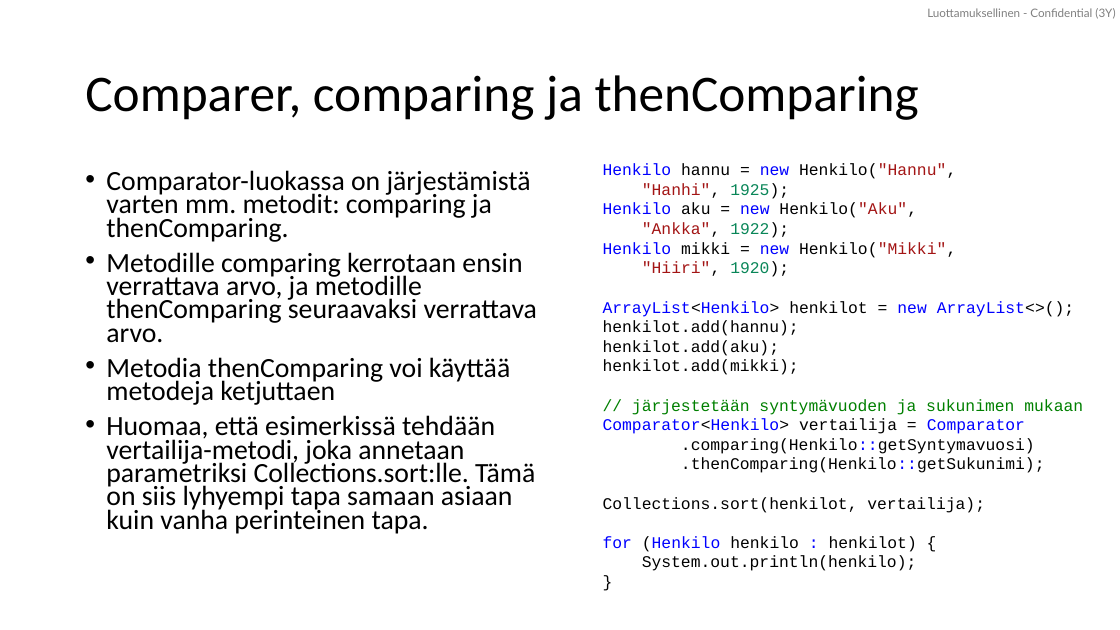
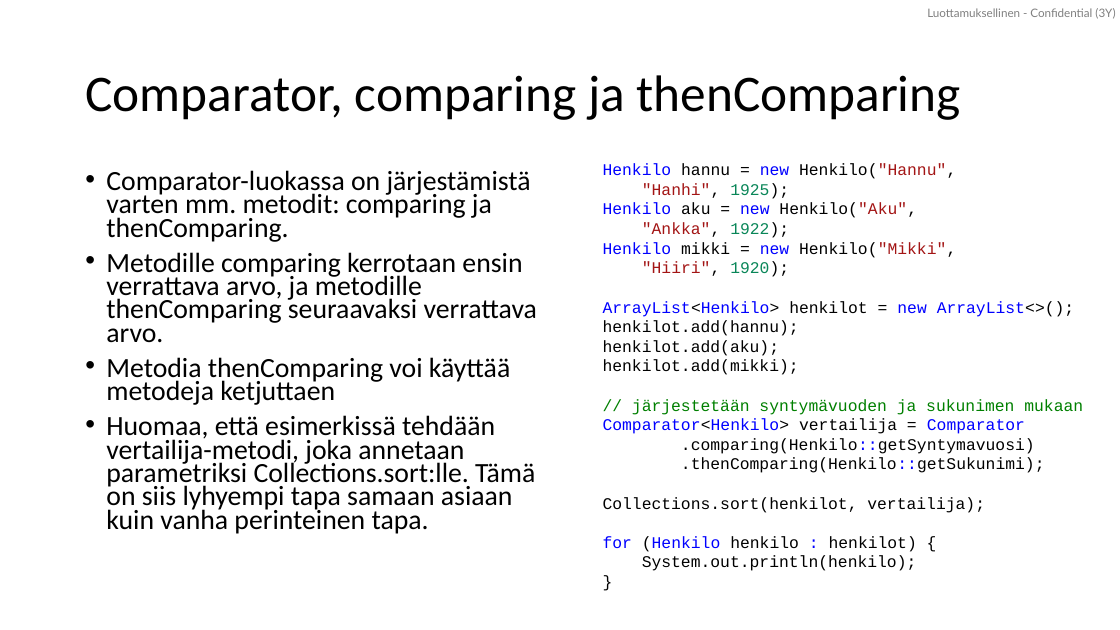
Before and after one commit to lpemake/TrakTite25, a slide deck: slide 98 of Tietorakenteet ja algoritmit TITE25.pptx. Drawn at 1120x630 pixels with LibreOffice and Linux fonts; fonts in the diff are those of the drawing. Boxes give left, top, right and bottom in pixels: in the first picture for what was removed or moved away, otherwise in the second. Text is boxed around its words. In the diff, an @@ line names an element or a change of style, - is before the commit and + after.

```diff
--- a/Tietorakenteet ja algoritmit TITE25.pptx
+++ b/Tietorakenteet ja algoritmit TITE25.pptx
@@ title at (85, 75, 961, 120): text changed @@
-Comparer, comparing ja thenComparing
+Comparator, comparing ja thenComparing
```
Also in this commit, not shown: 2 other slides changed, 7 other files.
